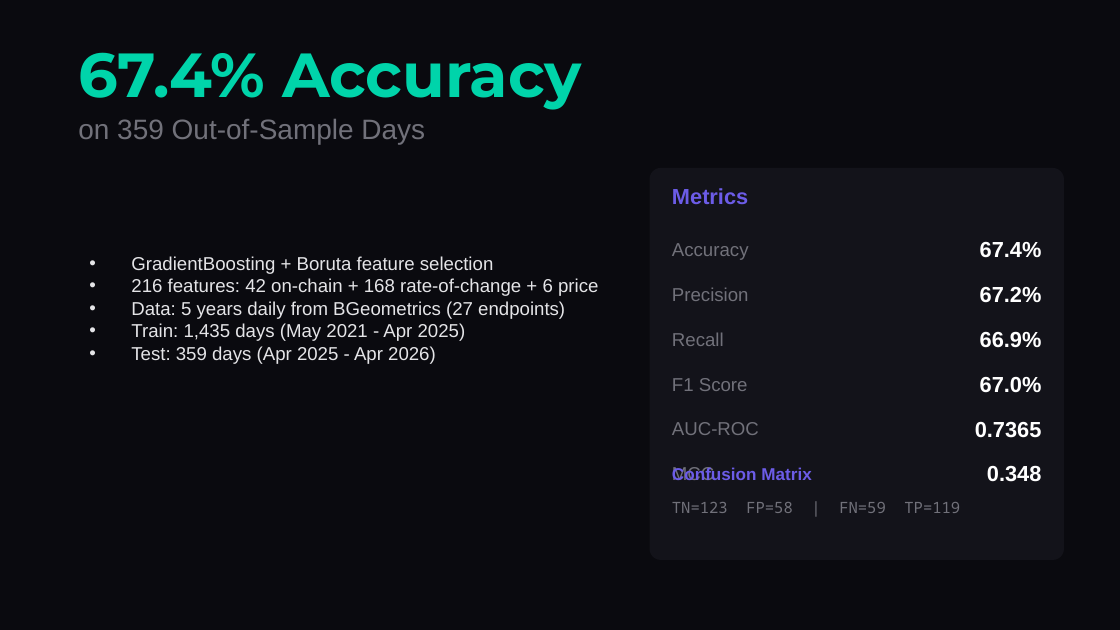
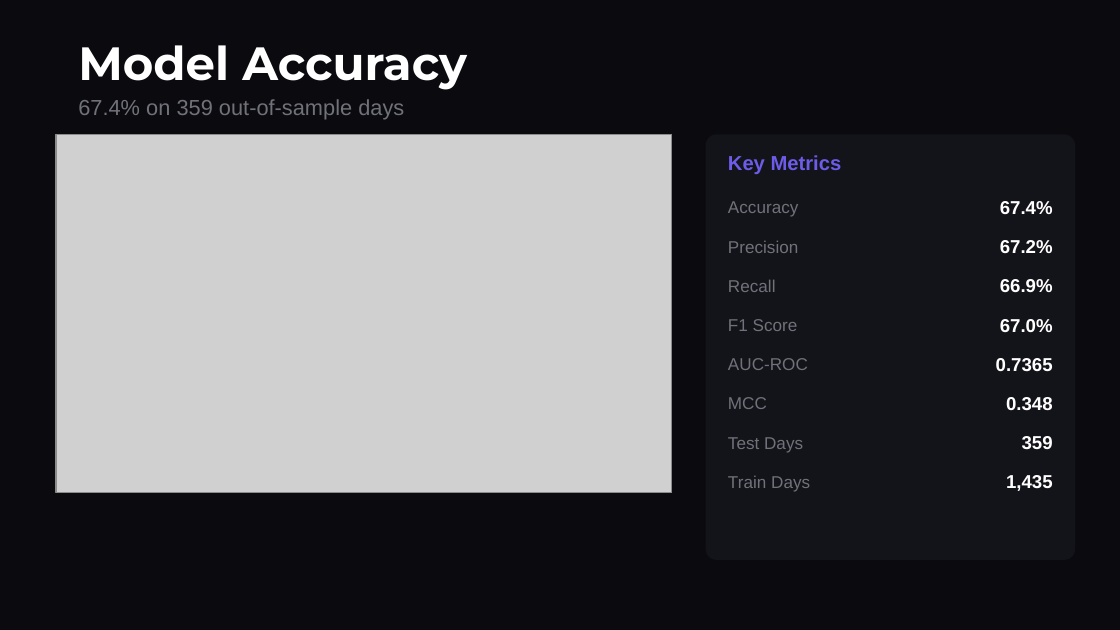
Before and after one commit to saieshagupta-cpu/truemarkets-predictions, a slide deck: slide 5 of TrueMarkets_Pitch_Deck.pptx. Drawn at 1120x630 pixels with LibreOffice and Linux fonts; fonts in the diff are those of the drawing; grey boxes stand for pictures. Boxes give left, top, right and bottom in pixels: in the first picture for what was removed or moved away, otherwise in the second. Text is boxed around its words. In the diff, an @@ line names an element or a change of style, - is before the commit and + after.

```diff
--- a/TrueMarkets_Pitch_Deck.pptx
+++ b/TrueMarkets_Pitch_Deck.pptx
@@ text at (x1=78, y1=45, x2=467, y2=90): text changed; size 40 to 30 pt; text colour #00D4AA to #FFFFFF @@
-67.4% Accuracy
+Model Accuracy
@@ text at (x1=78, y1=99, x2=404, y2=119): text changed; size 18 to 14 pt @@
-on 359 Out-of-Sample Days
+67.4% on 359 out-of-sample days
@@ picture added at (x1=56, y1=134, x2=672, y2=493) @@
@@ rounded rectangle resized from (x1=650, y1=168, x2=1064, y2=560) to (x1=706, y1=134, x2=1075, y2=560) @@
@@ rounded rectangle at (x1=706, y1=134, x2=1075, y2=560): proportions changed @@
@@ text at (x1=728, y1=155, x2=842, y2=174): text changed; size 14 to 13 pt @@
-Metrics
+Key Metrics
@@ text "Accuracy" moved from (x1=672, y1=243, x2=749, y2=260) to (x1=728, y1=201, x2=798, y2=217) @@
@@ text "67.4%" moved from (x1=980, y1=242, x2=1042, y2=258) to (x1=1000, y1=201, x2=1053, y2=214) @@
@@ text "Precision" moved from (x1=672, y1=287, x2=749, y2=301) to (x1=728, y1=241, x2=798, y2=253) @@
@@ text "67.2%" moved from (x1=980, y1=286, x2=1042, y2=303) to (x1=1000, y1=240, x2=1053, y2=253) @@
@@ text removed at (x1=131, y1=256, x2=598, y2=364) @@
-• GradientBoosting + Boruta feature selection
-• 216 features: 42 on-chain + 168 rate-of-change + 6 price
-• Data: 5 years daily from BGeometrics (27 endpoints)
-• Train: 1,435 days (May 2021 - Apr 2025)
-• Test: 359 days (Apr 2025 - Apr 2026)
@@ text "Recall" moved from (x1=672, y1=332, x2=724, y2=346) to (x1=728, y1=280, x2=776, y2=292) @@
@@ text "66.9%" moved from (x1=980, y1=331, x2=1042, y2=348) to (x1=1000, y1=279, x2=1053, y2=292) @@
@@ text "F1 Score" moved from (x1=672, y1=378, x2=748, y2=391) to (x1=728, y1=319, x2=798, y2=331) @@
@@ text "67.0%" moved from (x1=980, y1=377, x2=1042, y2=393) to (x1=1000, y1=319, x2=1053, y2=332) @@
@@ text "AUC-ROC" moved from (x1=672, y1=422, x2=759, y2=435) to (x1=728, y1=358, x2=808, y2=370) @@
@@ text "0.7365" moved from (x1=975, y1=422, x2=1042, y2=438) to (x1=996, y1=358, x2=1053, y2=372) @@
@@ size 12 to 11 pt in 6 elements at (x1=728, y1=201, x2=798, y2=217), (x1=728, y1=241, x2=798, y2=253), (x1=728, y1=280, x2=776, y2=292), (x1=728, y1=319, x2=798, y2=331), (x1=728, y1=358, x2=808, y2=370), (x1=728, y1=397, x2=767, y2=409) @@
@@ text "MCC" moved from (x1=672, y1=467, x2=714, y2=480) to (x1=728, y1=397, x2=767, y2=409) @@
@@ size 14 to 12 pt in 6 elements at (x1=1000, y1=201, x2=1053, y2=214), (x1=1000, y1=240, x2=1053, y2=253), (x1=1000, y1=279, x2=1053, y2=292), (x1=1000, y1=319, x2=1053, y2=332), (x1=996, y1=358, x2=1053, y2=372), (x1=1006, y1=397, x2=1053, y2=411) @@
@@ text "0.348" moved from (x1=987, y1=465, x2=1041, y2=482) to (x1=1006, y1=397, x2=1053, y2=411) @@
@@ text at (x1=728, y1=437, x2=803, y2=453): text changed; text colour #6C5CE7 to #71717A; bold off @@
-Confusion Matrix
+Test Days
@@ text added at (x1=1022, y1=436, x2=1053, y2=449), 12 pt, text #FFFFFF, bold @@
+359
@@ text added at (x1=728, y1=476, x2=810, y2=492), 11 pt, text #71717A @@
+Train Days
@@ text added at (x1=1006, y1=475, x2=1053, y2=491), 12 pt, text #FFFFFF, bold @@
+1,435
@@ text removed at (x1=672, y1=502, x2=960, y2=513) @@
-TN=123 FP=58 | FN=59 TP=119
```
Also in this commit, not shown: 6 other slides changed, 2 slides added, 1 slide removed, 6 other files.
